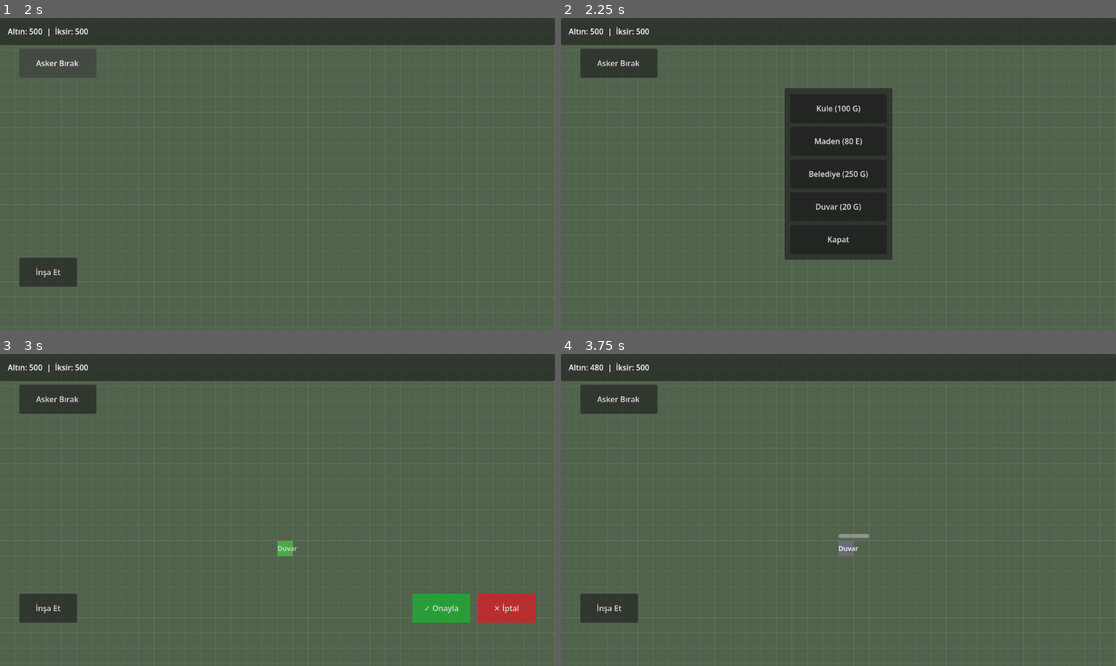
Above: before the commit, frames 1-4 (two rows, left to right).
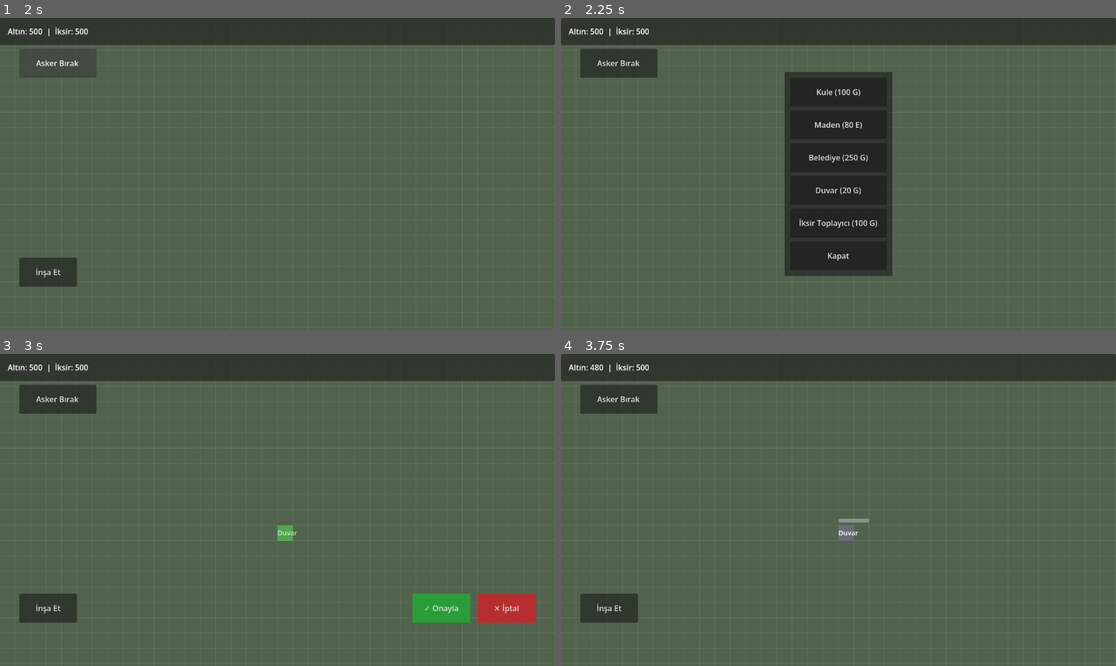
Above: after the commit, the same moments.

Repository: YazarKemal/ClashGame
Game: Godot game, scene res://scenes/main.tscn
The game is run twice, just before and just after one commit, with the same random seed, the same clock (stepped at 60 frames per second) and the same inputs.
Inputs:
- Up to frame 1 (2 s): click "Asker Bırak" at 0.5 s; click "Kapat" at 1.25 s
- Up to frame 2 (2.25 s): click "İnşa Et" at 2 s
- Up to frame 3 (3 s): click "Duvar (20 G)" at 2.75 s
- Up to frame 4 (3.75 s): click "✓ Onayla" at 3.5 s

Frame 1 is identical in both runs. In frame 2, 2.9% of the frame differs, in the area x 40-60%, y 17-83%; in frame 3, 0.3%; in frame 4, 0.4%.

Commit message:
feat: add elixir collector building for passive elixir generation
- building.gd: add Type.ELIXIR_COLLECTOR (2x2, 100 gold, 250 HP, bright
  pink) that adds +5 elixir/sec via the shared production timer, alongside
  the existing gold output; upgrades raise elixir output +50% per level
  (gold production path unchanged). Production now emits both resources.
- ui: add "İksir Toplayıcı (100 G)" to the build menu and wire placement

Co-Authored-By: Claude Opus 4.7 <noreply@anthropic.com>

Diff:
--- a/scenes/ui.tscn
+++ b/scenes/ui.tscn
@@ -83,6 +83,11 @@
 custom_minimum_size = Vector2(200, 60)
 layout_mode = 2
 text = "Duvar (20 G)"
+
+[node name="ElixirCollectorButton" type="Button" parent="BuildMenu/Margin/VBox"]
+custom_minimum_size = Vector2(200, 60)
+layout_mode = 2
+text = "İksir Toplayıcı (100 G)"
 
 [node name="CloseMenuButton" type="Button" parent="BuildMenu/Margin/VBox"]
 custom_minimum_size = Vector2(200, 60)
--- a/scripts/building.gd
+++ b/scripts/building.gd
@@ -6,7 +6,7 @@
 signal upgraded(level: int)
 
 enum State { PREVIEW, PLACED }
-enum Type { TOWER, MINE, TOWN_HALL, WALL }
+enum Type { TOWER, MINE, TOWN_HALL, WALL, ELIXIR_COLLECTOR }
 
 const ATTACK_RANGE := 200.0
 const ATTACK_DAMAGE := 25
@@ -21,6 +21,7 @@
 		"currency": "gold",
 		"color": Color(0.4, 0.6, 1.0, 1.0),
 		"gold_per_sec": 0,
+		"elixir_per_sec": 0,
 		"max_hp": 300,
 	},
 	Type.MINE: {
@@ -30,6 +31,7 @@
 		"currency": "elixir",
 		"color": Color(1.0, 0.78, 0.2, 1.0),
 		"gold_per_sec": 5,
+		"elixir_per_sec": 0,
 		"max_hp": 200,
 	},
 	Type.TOWN_HALL: {
@@ -39,6 +41,7 @@
 		"currency": "gold",
 		"color": Color(0.42, 0.2, 0.62, 1.0),
 		"gold_per_sec": 0,
+		"elixir_per_sec": 0,
 		"max_hp": 600,
 	},
 	Type.WALL: {
@@ -48,7 +51,18 @@
 		"currency": "gold",
 		"color": Color(0.42, 0.42, 0.46, 1.0),
 		"gold_per_sec": 0,
+		"elixir_per_sec": 0,
 		"max_hp": 800,
+	},
+	Type.ELIXIR_COLLECTOR: {
+		"name": "İksir Toplayıcı",
+		"size": 2,
+		"cost": 100,
+		"currency": "gold",
+		"color": Color(0.8, 0.2, 0.8, 1.0),
+		"gold_per_sec": 0,
+		"elixir_per_sec": 5,
+		"max_hp": 250,
 	},
 }
 
@@ -67,6 +81,7 @@
 var cost := 0
 var currency := "gold"
 var gold_per_sec := 0
+var elixir_per_sec := 0
 var max_hp := 100
 var hp := max_hp
 var level := 1
@@ -94,6 +109,7 @@
 	cost = def["cost"]
 	currency = def["currency"]
 	gold_per_sec = def["gold_per_sec"]
+	elixir_per_sec = def["elixir_per_sec"]
 	max_hp = def["max_hp"]
 	hp = max_hp
 	_base_color = def["color"]
@@ -138,6 +154,8 @@
 		attack_range = attack_range * 1.1
 	elif building_type == Type.MINE:
 		gold_per_sec = int(gold_per_sec * 1.4)
+	elif building_type == Type.ELIXIR_COLLECTOR:
+		elixir_per_sec = int(elixir_per_sec * 1.5)
 	_apply_hp_bar()
 	_flash_upgrade()
 	upgraded.emit(level)
@@ -186,7 +204,7 @@
 	position = _cell_center(c)
 	_apply_state()
 	_hp_bar.show()
-	if gold_per_sec > 0:
+	if gold_per_sec > 0 or elixir_per_sec > 0:
 		_start_production()
 	if building_type == Type.TOWER:
 		_start_attacks()
@@ -257,9 +275,9 @@
 	_timer.timeout.connect(_produce)
 
 func _produce() -> void:
-	if gold_per_sec <= 0:
-		return
-	GameManager.add_resources(gold_per_sec, 0)
+	if gold_per_sec <= 0 and elixir_per_sec <= 0:
+		return
+	GameManager.add_resources(gold_per_sec, elixir_per_sec)
 
 func _start_attacks() -> void:
 	if _attack_timer != null:
--- a/scripts/ui.gd
+++ b/scripts/ui.gd
@@ -15,6 +15,7 @@
 @onready var mine_button: Button = $BuildMenu/Margin/VBox/MineButton
 @onready var town_hall_button: Button = $BuildMenu/Margin/VBox/TownHallButton
 @onready var wall_button: Button = $BuildMenu/Margin/VBox/WallButton
+@onready var elixir_collector_button: Button = $BuildMenu/Margin/VBox/ElixirCollectorButton
 @onready var close_menu_button: Button = $BuildMenu/Margin/VBox/CloseMenuButton
 @onready var confirm_button: Button = $PlacementButtons/ConfirmButton
 @onready var cancel_button: Button = $PlacementButtons/CancelButton
@@ -43,6 +44,7 @@
 	mine_button.pressed.connect(_start_mine_placement)
 	town_hall_button.pressed.connect(_start_town_hall_placement)
 	wall_button.pressed.connect(_start_wall_placement)
+	elixir_collector_button.pressed.connect(_start_elixir_collector_placement)
 	close_menu_button.pressed.connect(_close_build_menu)
 	confirm_button.pressed.connect(_on_confirm_pressed)
 	cancel_button.pressed.connect(_on_cancel_pressed)
@@ -105,6 +107,11 @@
 
 func _start_wall_placement() -> void:
 	manager.start_placement(Building.Type.WALL)
+	build_menu.hide()
+	build_button.show()
+
+func _start_elixir_collector_placement() -> void:
+	manager.start_placement(Building.Type.ELIXIR_COLLECTOR)
 	build_menu.hide()
 	build_button.show()
 
